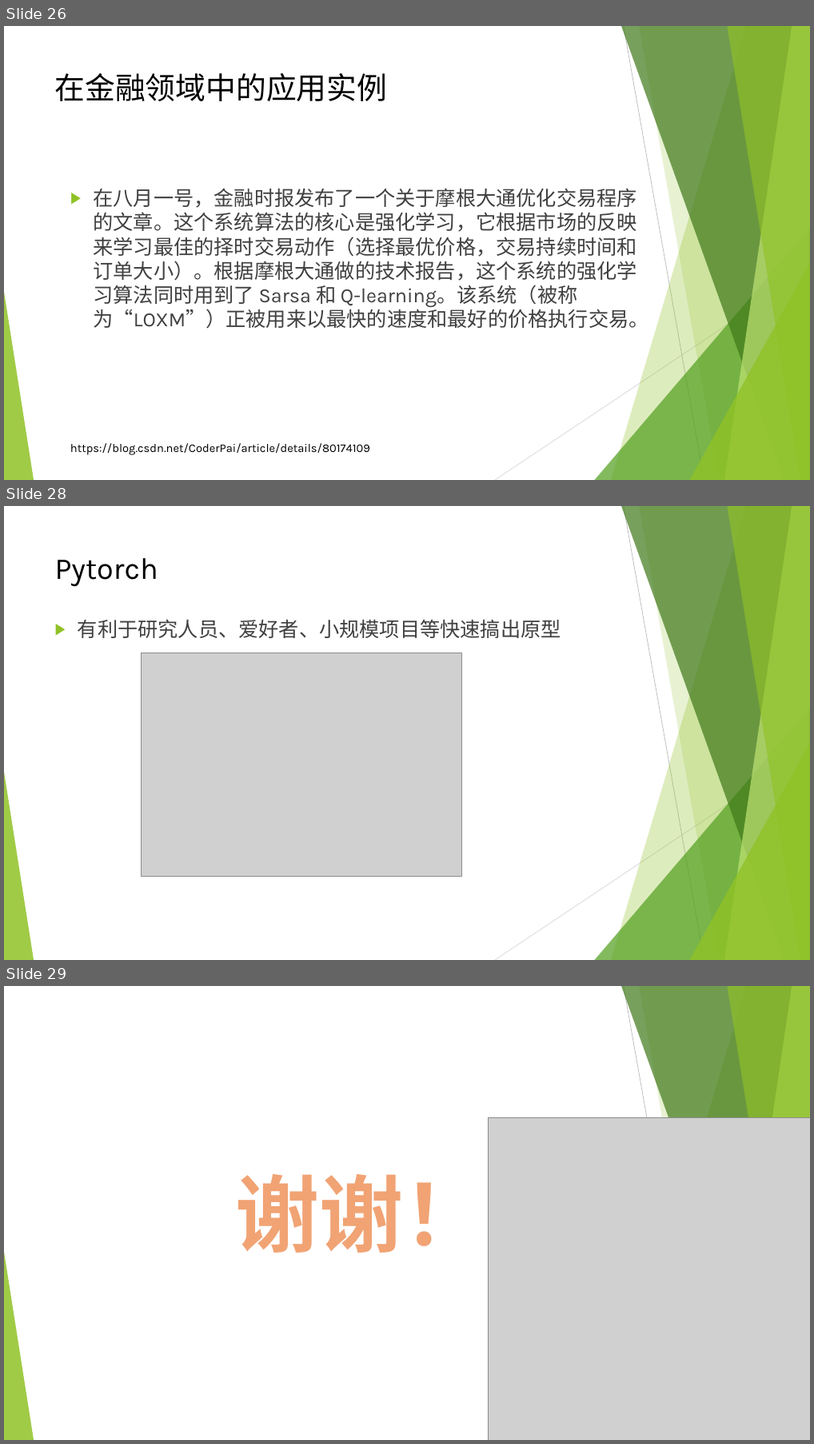
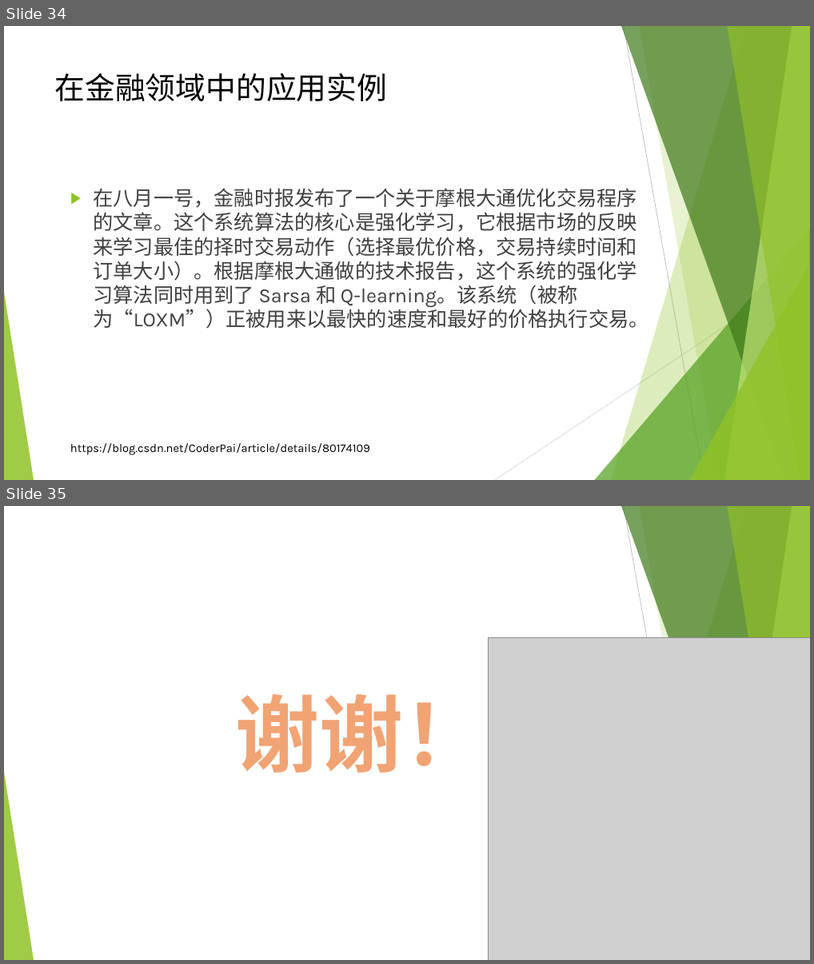
Before and after one commit to icsnju/I2EC, a slide deck: Finance/机器学习在金融行业的应用.pptx. Shown one above the other, each under a label of ours: slides 26, 28 and 29 before the commit, slides 34 and 35 after it; the slides between them are not shown. The pictures are 814x1444 and 814x964 pixels, drawn with LibreOffice and Linux fonts; fonts in the diff are those of the drawing; grey boxes stand for pictures. Boxes give left, top, right and bottom in pixels: in the first picture for what was removed or moved away, otherwise in the second. Text is boxed around its words. In the diff, an @@ line names an element or a change of style, - is before the commit and + after.

```diff
--- a/Finance/机器学习在金融行业的应用.pptx
+++ b/Finance/机器学习在金融行业的应用.pptx
@@ slide 28 removed at (4, 506, 810, 960), background #FFFFFF; not listed: 10 template elements that a slide beside it also shows @@
@@ title removed at (55, 558, 158, 587) @@
-Pytorch
@@ text removed at (78, 620, 562, 638) @@
-▶ 有利于研究人员、爱好者、小规模项目等快速搞出原型
@@ picture removed at (142, 653, 462, 876) @@
@@ what was slide 26 is now slide 34 @@
@@ what was slide 29 is now slide 35 @@
```
Also in this commit, not shown: 3 slides changed, 15 slides added, 8 other slides removed.
